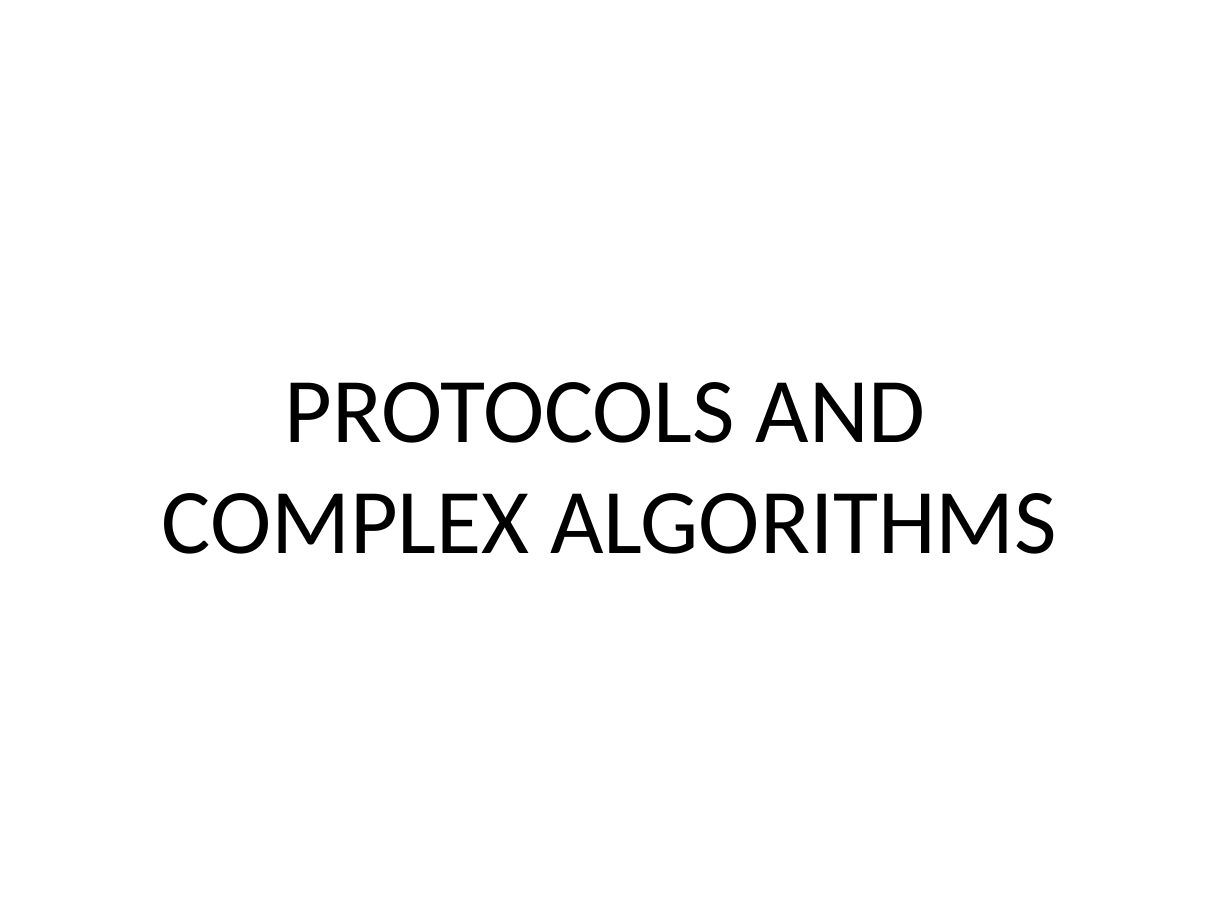
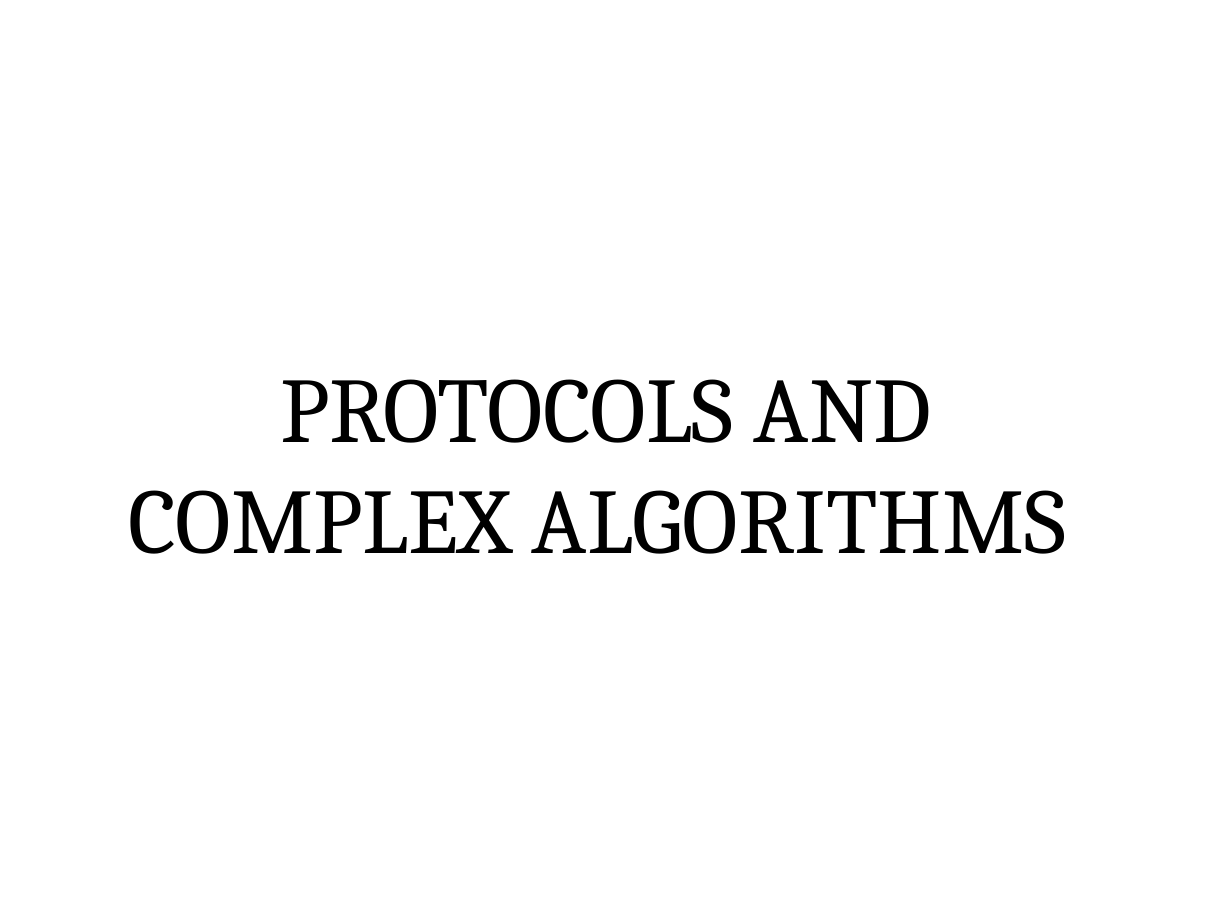
Before and after one commit to mlbvsnba/OOSE, a slide deck: slide 8 of presentations/Presentation1.pptx. Drawn at 1232x924 pixels with LibreOffice and Linux fonts; fonts in the diff are those of the drawing. Boxes give left, top, right and bottom in pixels: in the first picture for what was removed or moved away, otherwise in the second. Text is boxed around its words. In the diff, an @@ line names an element or a change of style, - is before the commit and + after.

Commit message:
updated

```diff
--- a/presentations/Presentation1.pptx
+++ b/presentations/Presentation1.pptx
@@ text "PROTOCOLS AND": place and size @@
-text "PROTOCOLS AND" at bbox=[162, 382, 1058, 554]
+text "PROTOCOLS AND" at bbox=[128, 379, 1066, 554]
@@ text "PROTOCOLS AND" at bbox=[128, 379, 1066, 554]: font Calibri to Cambria @@
```
